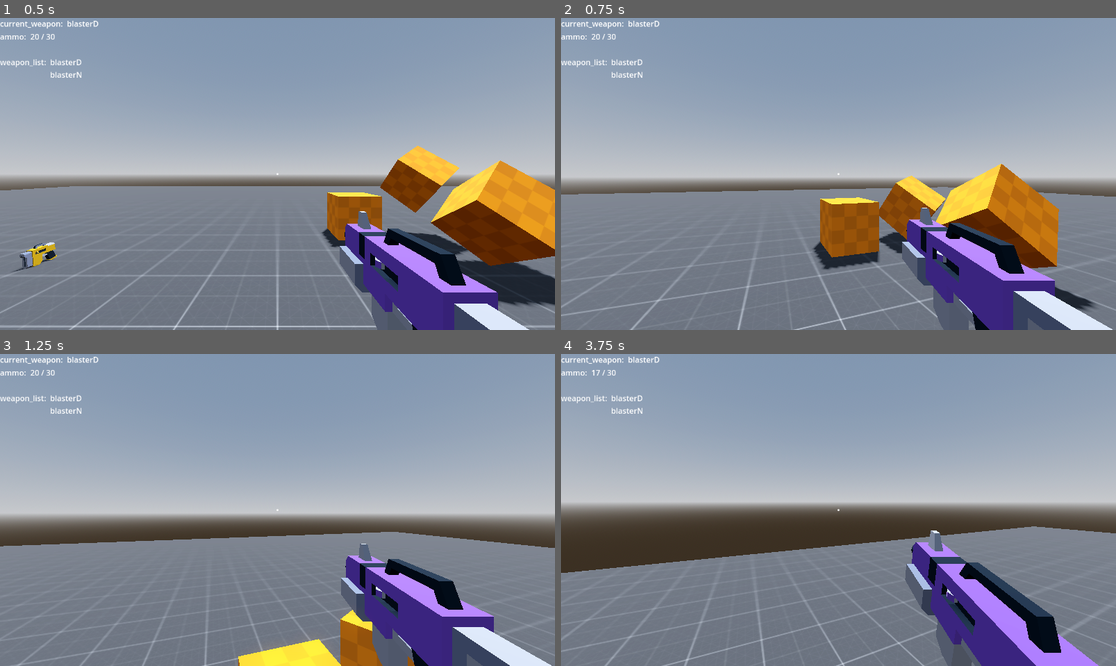
Above: before the commit, frames 1-4 (two rows, left to right).
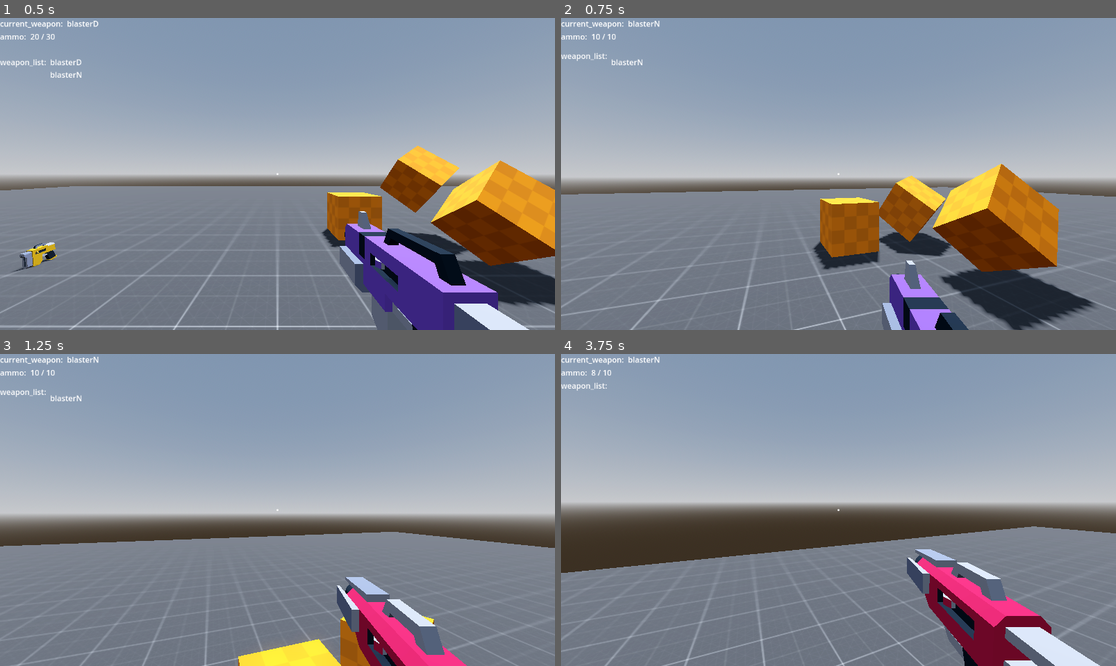
Above: after the commit, the same moments.

Repository: chicco4/FPS
Game: Godot game, scene res://scenes/world.tscn
Same seed, same stepped clock (60 frames per second), same inputs: the game is played once before the commit and once after it.
Inputs (mouse positions are in pixels of both pictures, inside the frame that each line leads up to):
- Up to frame 1 (0.5 s): no input
- Up to frame 2 (0.75 s): move the mouse to (866, 174) at 0.52 s; hold W (forward) from 0.53 s (still down); hold G (weapon_drop, bound only after the commit) from 0.53 s (still down)
- Up to frame 3 (1.25 s): keep holding W (forward); keep holding G (weapon_drop, bound only after the commit); tap Space (jump) at 0.77 s
- Up to frame 4 (3.75 s): keep holding W (forward); move the mouse to (810, 510) at 1.27 s; release G (weapon_drop, bound only after the commit) at 1.28 s; click (810, 510) at 1.35 s; tap Space (jump) at 1.52, 3.02 s; tap G (weapon_drop, bound only after the commit) at 1.55, 2.85 s; move the mouse to (849, 503) at 2.02 s; hold G (weapon_drop, bound only after the commit) 2.03-2.78 s; move the mouse to (832, 516) at 2.77 s; move the mouse to (877, 513) at 3.52 s; press the mouse at (877, 513) at 3.53 s

Frame 1 is identical in both runs. In frame 2, 9.2% of the frame differs, in the area x 0-100%, y 0-100%; in frame 3, 8.4%; in frame 4, 7.7%.

Commit message:
weapon drop basic

Diff:
--- a/project.godot
+++ b/project.godot
@@ -73,6 +73,11 @@
 "events": [Object(InputEventKey,"resource_local_to_scene":false,"resource_name":"","device":-1,"window_id":0,"alt_pressed":false,"shift_pressed":false,"ctrl_pressed":false,"meta_pressed":false,"pressed":false,"keycode":0,"physical_keycode":49,"key_label":0,"unicode":49,"echo":false,"script":null)
 ]
 }
+weapon_drop={
+"deadzone": 0.5,
+"events": [Object(InputEventKey,"resource_local_to_scene":false,"resource_name":"","device":-1,"window_id":0,"alt_pressed":false,"shift_pressed":false,"ctrl_pressed":false,"meta_pressed":false,"pressed":false,"keycode":0,"physical_keycode":71,"key_label":0,"unicode":103,"echo":false,"script":null)
+]
+}
 
 [layer_names]
 
--- a/scripts/WeaponManager.gd
+++ b/scripts/WeaponManager.gd
@@ -40,6 +40,9 @@
 		if(weapon_index - 1 > -1):
 			weapon_index = weapon_index - 1
 			change_weapon()
+
+	if event.is_action_pressed("weapon_drop"):
+		drop(current_weapon)
 
 func _on_animation_player_animation_finished(anim_name):
 	if anim_name == current_weapon.shoot_anim and current_weapon.auto_fire == true:
@@ -158,3 +161,10 @@
 		change_weapon()
 
 		body.queue_free()
+
+func drop(weapon: WeaponResource):
+	if weapon_list.size() > 0:
+		weapon_list.pop_at(weapon_index)
+		weapon_index = 0
+		emit_signal("update_weapon_list", weapon_list)
+		change_weapon()
